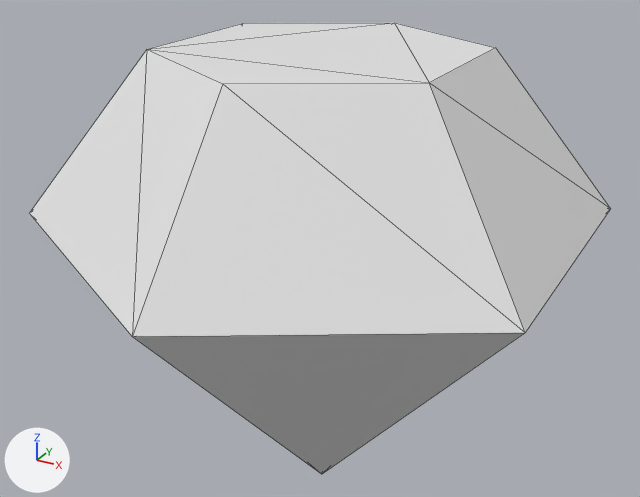
One commit to the glTF model assets/models/items/sapphire.glb: the scene before it, then after it.
Camera for both pictures: a camera (50 mm lens) standing at (0.1231, -0.225, 0.1997) and looking at (-0.0027, 0.0037, 0.0854). The lights are fixed; the arrows at lower left show +X, +Y and +Z. The older version comes first. Mesh edges are drawn as thin lines. Vertices at exactly the same position are counted once.

In view in the first picture: 'sapphire_v0'.
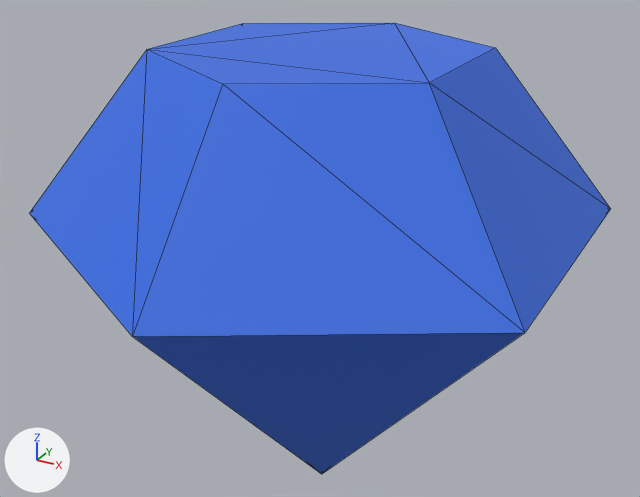
The change, as a list of edits to the scene's bpy script:
```text
Change me_sapphire_v0:
    where me_sapphire_v0.from_pydata(...)  # 13 vertices, 26 faces; spans x -0.078..0.078, y -0.09..0.09, z 0.0..0.15
    used by ob_sapphire_v0; location = (0.0, 0.0, 0.0)
    me_sapphire_v0 part 1: 26 faces centred in x -0.066..0.066, y -0.062..0.062, z 0.067..0.15 are repainted in the vertex colours; the middle colour goes from white #ffffff to blue #3a7aff
```

Pixel boxes (x1, y1, x2, y2) of what changed, in the pictures (640 x 497 px):
part 1 of me_sapphire_v0, recoloured (white to blue): (29, 23, 611, 474) in both
